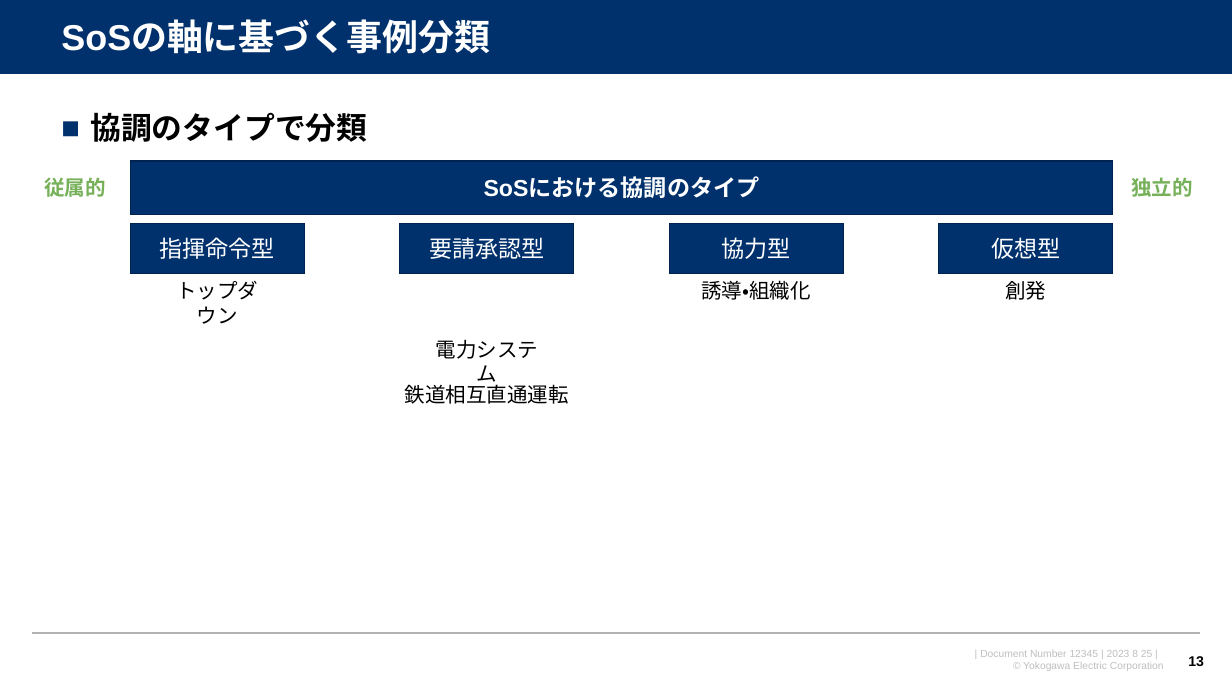
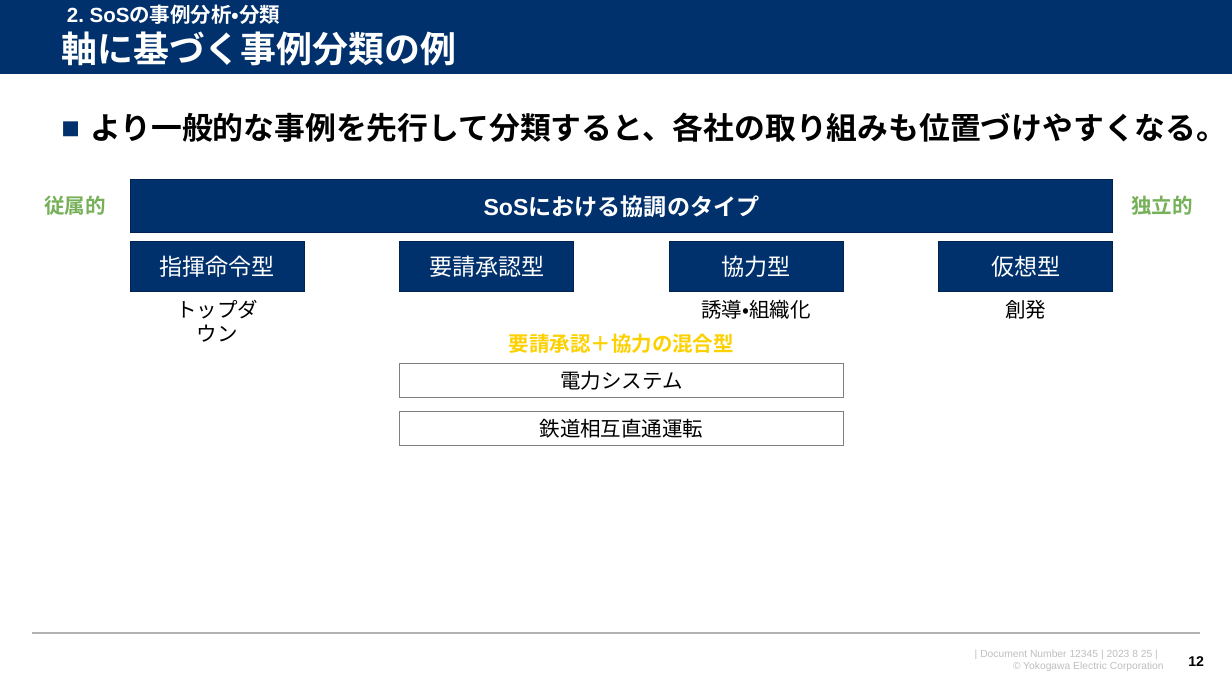
Before and after one commit to watarukumagai-git/opt, a slide deck: slide 12 of SoS/230825_SoS分科会第6回進め方のご相談_rev.0.pptx (slide 13 before the commit). Drawn at 1232x693 pixels with LibreOffice and Linux fonts; fonts in the diff are those of the drawing; background and template pictures are left out. Boxes give left, top, right and bottom in pixels: in the first picture for what was removed or moved away, otherwise in the second. Text is boxed around its words. In the diff, an @@ line names an element or a change of style, - is before the commit and + after.

```diff
--- a/SoS/230825_SoS分科会第6回進め方のご相談_rev.0.pptx
+++ b/SoS/230825_SoS分科会第6回進め方のご相談_rev.0.pptx
@@ title removed at box(61, 22, 490, 54) @@
-SoSの軸に基づく事例分類
@@ text added at box(67, 6, 281, 24), 16 pt, text #FFFFFF, bold @@
+2. SoSの事例分析・分類
@@ text added at box(61, 31, 456, 66), 28 pt, text #FFFFFF, bold @@
+軸に基づく事例分類の例
@@ text at box(90, 112, 1227, 142): text changed @@
-■ 協調のタイプで分類
+■ より一般的な事例を先行して分類すると、各社の取り組みも位置づけやすくなる。
@@ 4 rectangles: place and size @@
-4 rectangles at box(130, 224, 1113, 274)
+4 rectangles at box(130, 241, 1113, 291)
@@ 5 texts, 1 rectangle: place and size @@
-5 texts, 1 rectangle at box(44, 161, 1192, 324)
+5 texts, 1 rectangle at box(44, 179, 1192, 342)
@@ text added at box(509, 333, 734, 353), 16 pt, text #FDD000, bold @@
+要請承認＋協力の混合型
@@ rectangle "電力システム" at box(400, 363, 844, 397): outline none to #808080 0.75 pt @@
@@ rectangle "電力システム": place and size @@
-rectangle "電力システム" at box(436, 339, 538, 387)
+rectangle "電力システム" at box(400, 363, 844, 397)
@@ rectangle "鉄道相互直通運転": place and size @@
-rectangle "鉄道相互直通運転" at box(405, 384, 569, 404)
+rectangle "鉄道相互直通運転" at box(400, 412, 844, 446)
@@ rectangle "鉄道相互直通運転" at box(400, 412, 844, 446): outline none to #808080 0.75 pt @@
@@ page number at box(1188, 656, 1204, 666): text changed @@
-13
+12
```
Also in this commit, not shown: 8 other slides changed.
